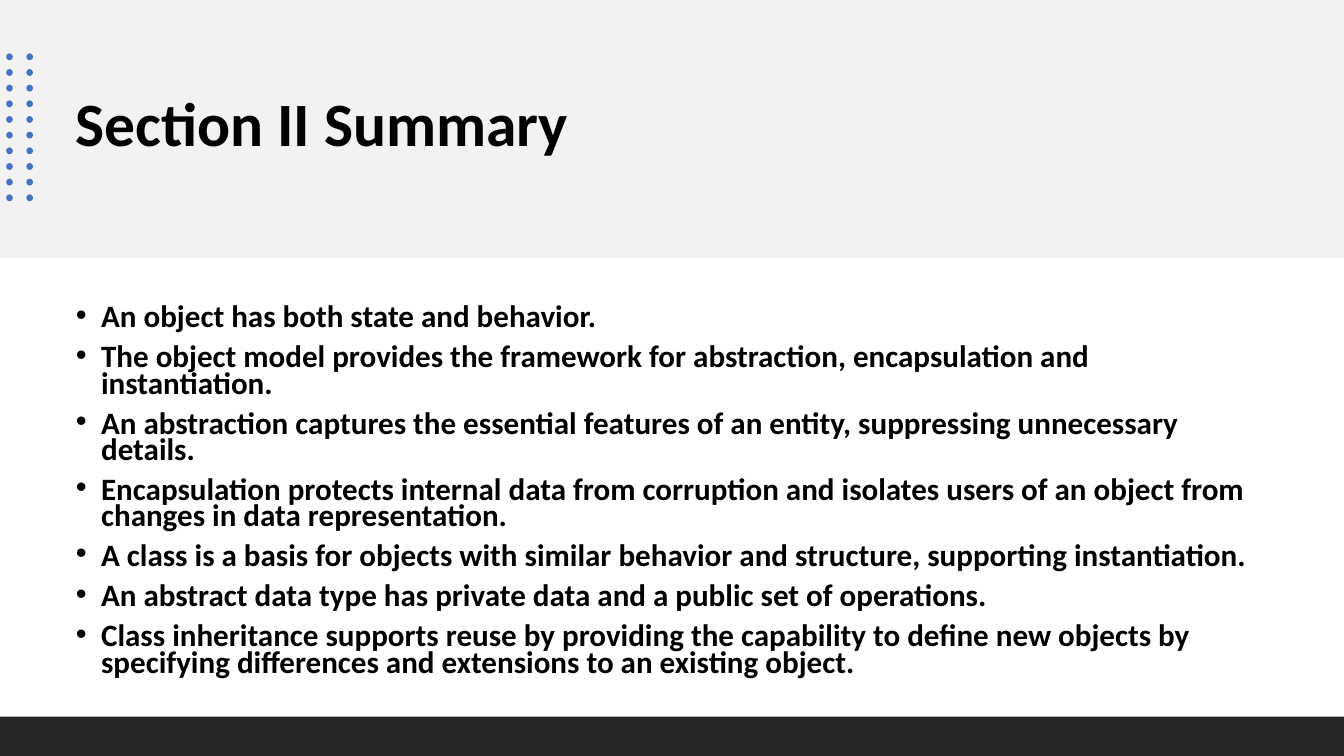
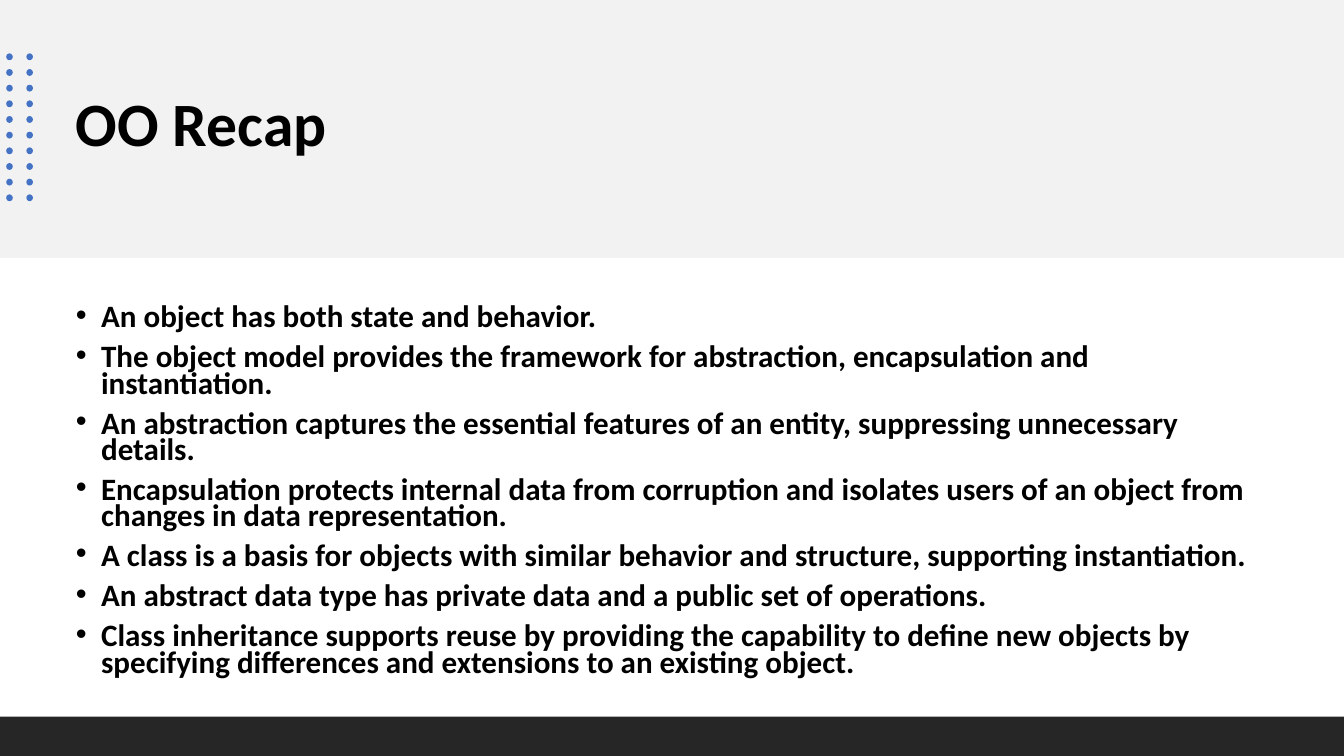
Before and after one commit to andrew-scoppa/cpp-oop, a slide deck: slide 31 of instructor-slides/mod01 C++ Primer & Object Oriented Concepts/Chapter 1.pptx. Drawn at 1344x756 pixels with LibreOffice and Linux fonts; fonts in the diff are those of the drawing. Boxes give left, top, right and bottom in pixels: in the first picture for what was removed or moved away, otherwise in the second. Text is boxed around its words. In the diff, an @@ line names an element or a change of style, - is before the commit and + after.

```diff
--- a/instructor-slides/mod01 C++ Primer & Object Oriented Concepts/Chapter 1.pptx
+++ b/instructor-slides/mod01 C++ Primer & Object Oriented Concepts/Chapter 1.pptx
@@ title at (76,105,327,156): text changed @@
-Section II Summary
+OO Recap
```
Also in this commit, not shown: 4 other slides changed, 1 other file.
